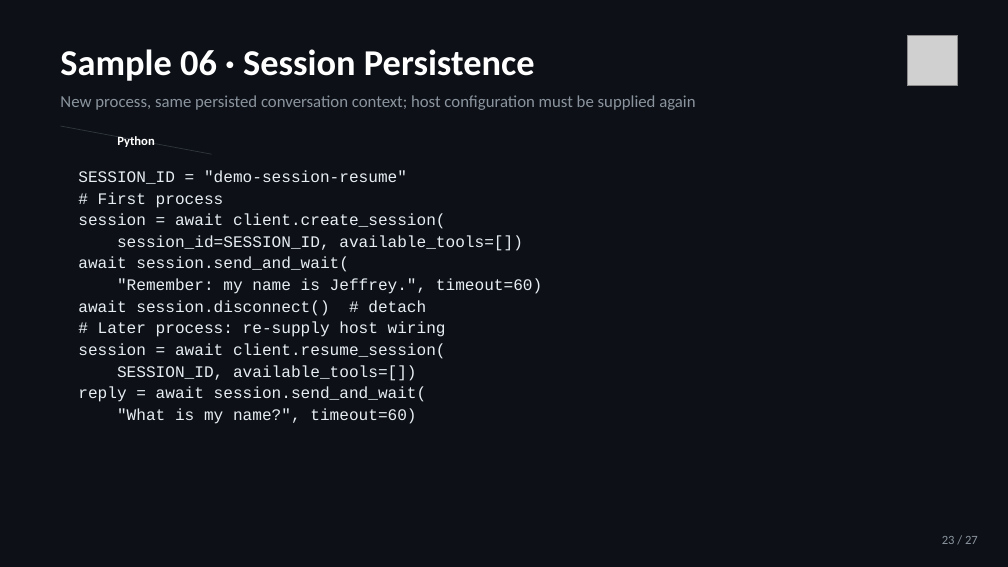
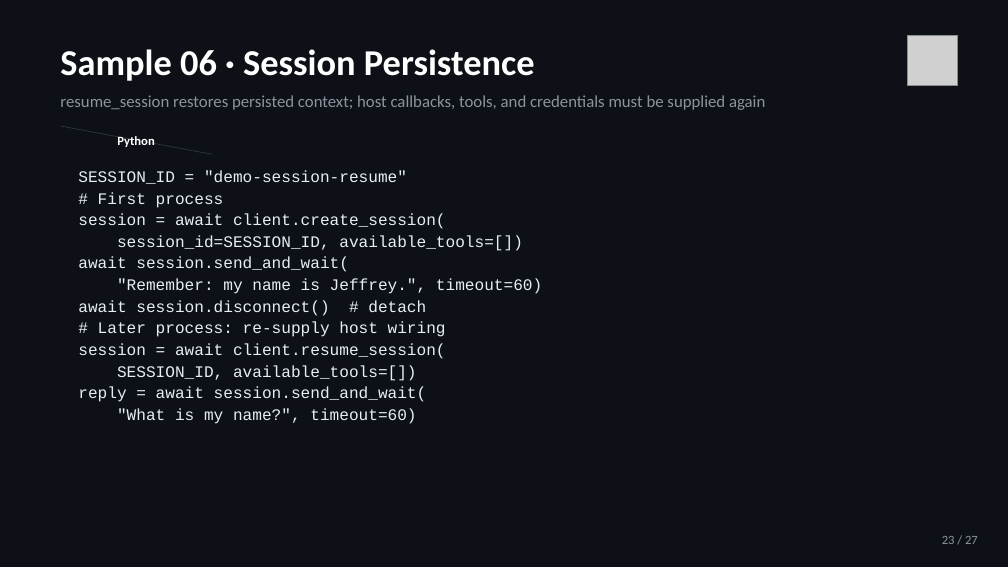
Before and after one commit to jeffrey-groneberg/ghcp_sdk, a slide deck: slide 23 of GitHub-Copilot-SDK.pptx. Drawn at 1008x567 pixels with LibreOffice and Linux fonts; fonts in the diff are those of the drawing; grey boxes stand for pictures. Boxes give left, top, right and bottom in pixels: in the first picture for what was removed or moved away, otherwise in the second. Text is boxed around its words. In the diff, an @@ line names an element or a change of style, - is before the commit and + after.

```diff
--- a/GitHub-Copilot-SDK.pptx
+++ b/GitHub-Copilot-SDK.pptx
@@ text at box(60, 95, 765, 110): text changed @@
-New process, same persisted conversation context; host configuration must be supplied again
+resume_session restores persisted context; host callbacks, tools, and credentials must be supplied again
```
Also in this commit, not shown: 18 other slides changed, 1 other file.
